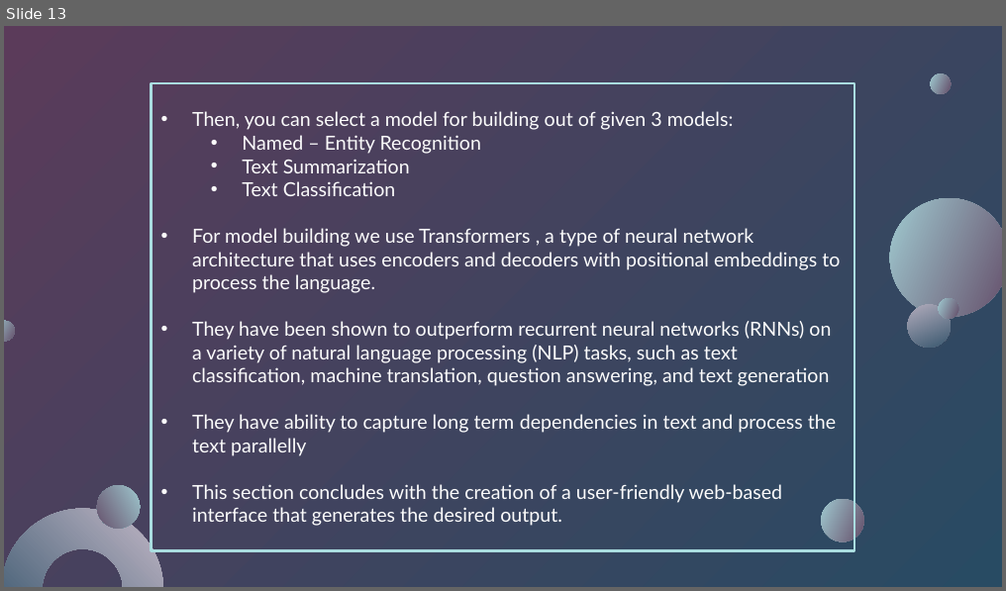
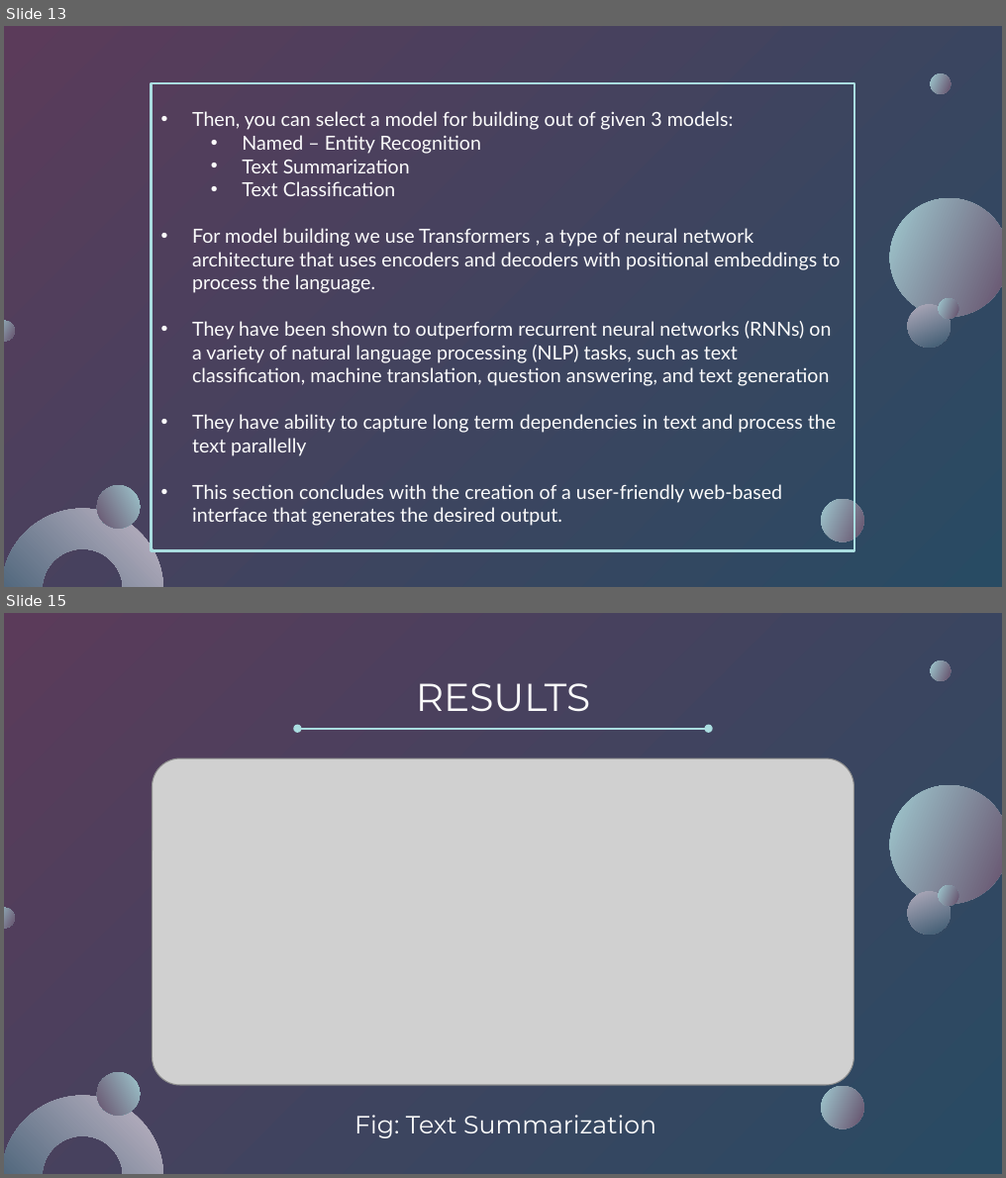
Before and after one commit to Naveen-004/NLP-assist, a slide deck: assets/NLP assist v5.pptx. Shown one above the other, each under a label of ours: slide 13 before the commit, slides 13 and 15 after it; the slides between them are not shown. The pictures are 1006x591 and 1006x1178 pixels, drawn with LibreOffice and Linux fonts; fonts in the diff are those of the drawing; grey boxes stand for pictures; background and template pictures are left out. Boxes give left, top, right and bottom in pixels: in the first picture for what was removed or moved away, otherwise in the second. Text is boxed around its words. In the diff, an @@ line names an element or a change of style, - is before the commit and + after.

```diff
--- a/assets/NLP assist v5.pptx
+++ b/assets/NLP assist v5.pptx
@@ slide 15 added at bbox=[4, 613, 1002, 1174], background gradient #5B3B5A to #284B63; not listed: 7 template elements that a slide beside it also shows @@
@@ title added at bbox=[416, 683, 590, 711], 28 pt, text #FBFBFB @@
+RESULTS
@@ double arrow added from (297, 729) to (709, 729), #AADDE0 1.5 pt @@
@@ picture added at bbox=[152, 759, 853, 1085] @@
@@ ellipse added at bbox=[4, 904, 18, 931], fill gradient #AADDE0 to #5B3B5A @@
@@ text added at bbox=[354, 1115, 656, 1139], 18 pt, text #FBFBFB @@
+Fig: Text Summarization
```
Also in this commit, not shown: 1 slide changed, 3 other slides added, 2 other files.
